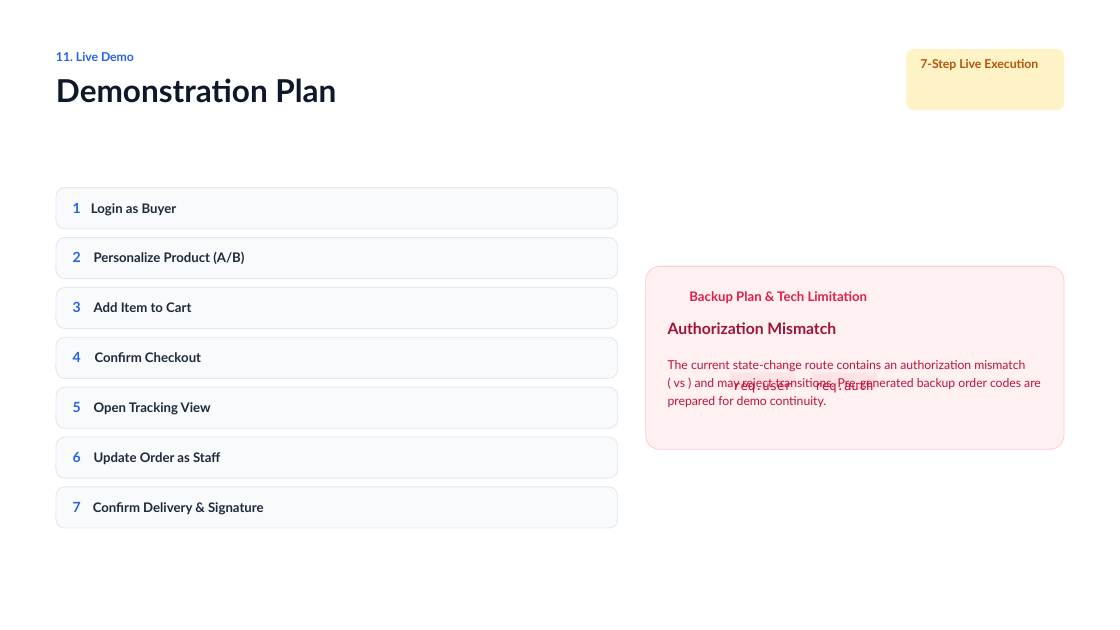
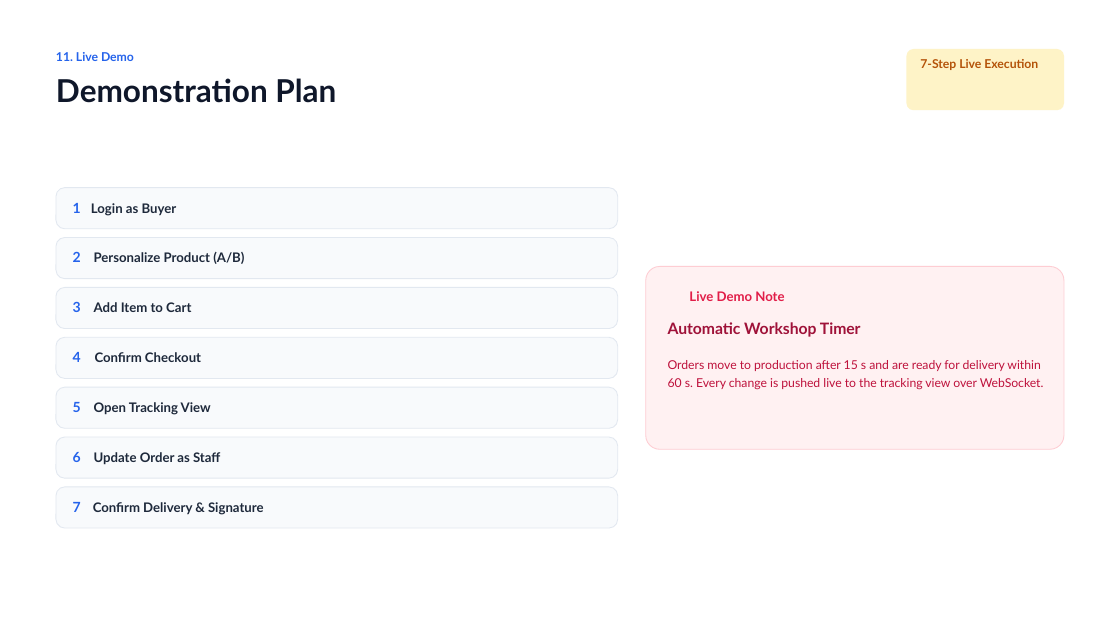
Before and after one commit to ediazc20-gif/UMG-Personaliza, a slide deck: slide 12 of docs/entrega/imagenes de diagramas - Documentos - pdf/UMG Personaliza Presentation.pptx. Drawn at 1120x630 pixels with LibreOffice and Linux fonts; fonts in the diff are those of the drawing; background and template pictures are left out. Boxes give left, top, right and bottom in pixels: in the first picture for what was removed or moved away, otherwise in the second. Text is boxed around its words. In the diff, an @@ line names an element or a change of style, - is before the commit and + after.

```diff
--- a/docs/entrega/imagenes de diagramas - Documentos - pdf/UMG Personaliza Presentation.pptx
+++ b/docs/entrega/imagenes de diagramas - Documentos - pdf/UMG Personaliza Presentation.pptx
@@ text at <box>689,291,784,301</box>: text changed @@
-Backup Plan & Tech Limitation
+Live Demo Note
@@ text at <box>668,322,861,337</box>: text changed @@
-Authorization Mismatch
+Automatic Workshop Timer
@@ text at <box>668,360,1044,390</box>: text changed @@
-The current state-change route contains an authorization mismatch ( vs ) and may reject transitions. Pre-generated backup order codes are prepared for demo continuity.
+Orders move to production after 15 s and are ready for delivery within 60 s. Every change is pushed live to the tracking view over WebSocket.
@@ rounded rectangle removed at <box>730,372,796,390</box> @@
@@ text removed at <box>733,380,792,393</box> @@
-req.user
@@ rounded rectangle removed at <box>812,372,877,390</box> @@
@@ text removed at <box>815,380,874,393</box> @@
-req.auth
```
Also in this commit, not shown: 4 other slides changed, 1 other file.
